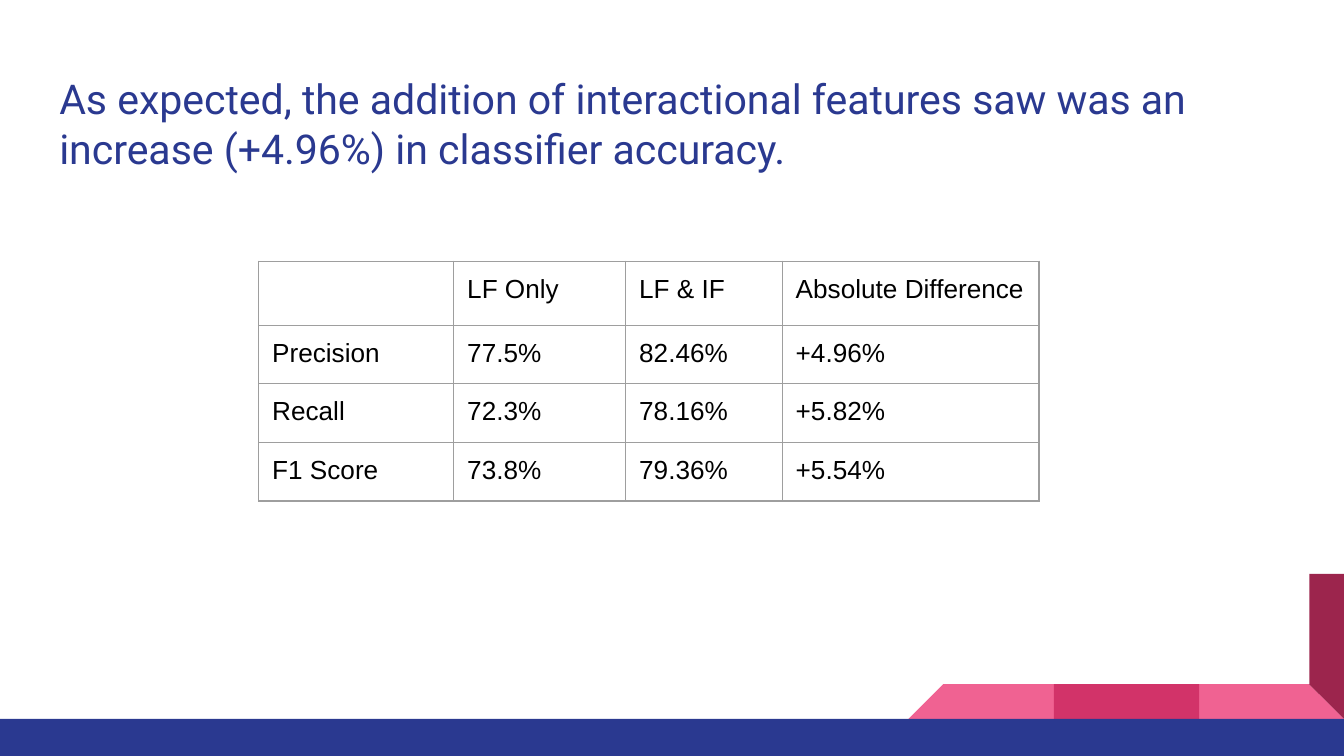
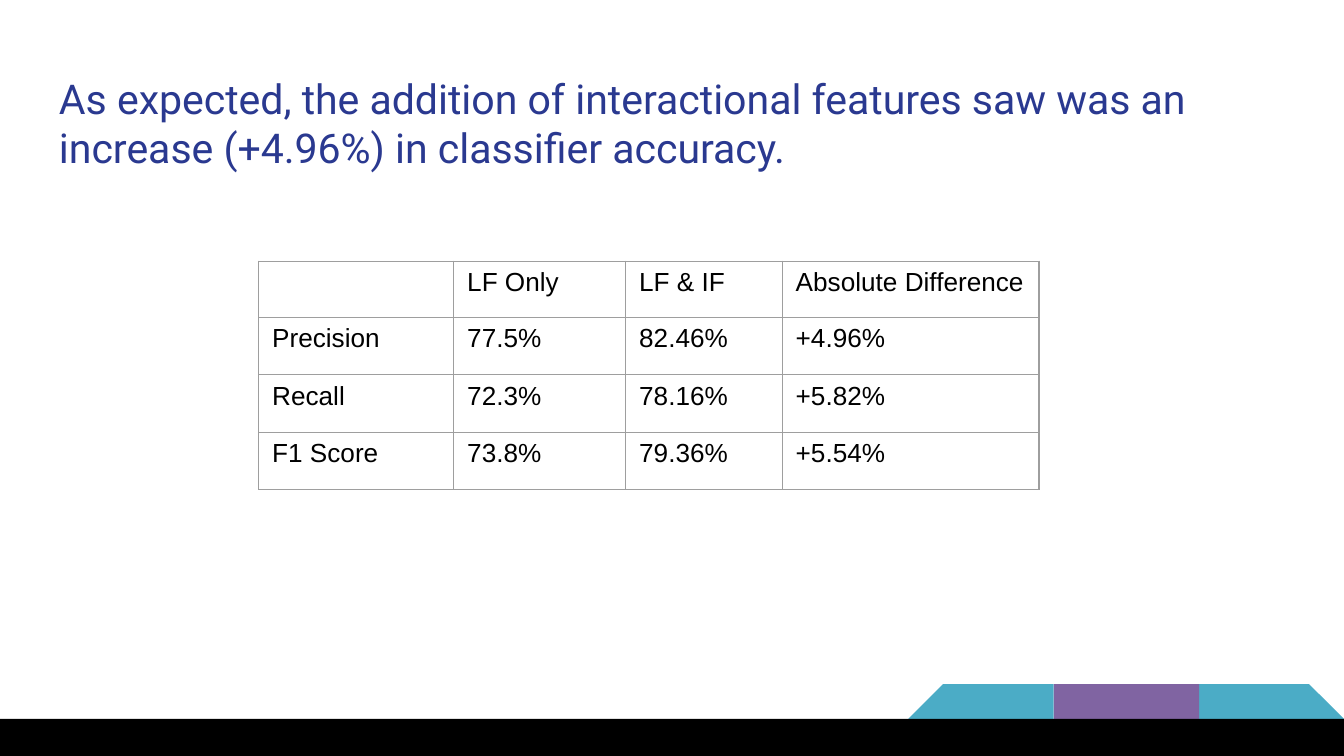
Before and after one commit to clairemk/Thesis_NLP_Alzheimers, a slide deck: slide 29 of WriteUp/Presentation/Project Pres- Interactional and Linguistic Analysis for Computationally Diagnosing Alzheimer’s Disease.pptx. Drawn at 1344x756 pixels with LibreOffice and Linux fonts; fonts in the diff are those of the drawing. Boxes give left, top, right and bottom in pixels: in the first picture for what was removed or moved away, otherwise in the second. Text is boxed around its words. In the diff, an @@ line names an element or a change of style, - is before the commit and + after.

```diff
--- a/WriteUp/Presentation/Project Pres- Interactional and Linguistic Analysis for Computationally Diagnosing Alzheimer’s Disease.pptx
+++ b/WriteUp/Presentation/Project Pres- Interactional and Linguistic Analysis for Computationally Diagnosing Alzheimer’s Disease.pptx
@@ table at <box>259,261,1039,489</box> @@
@@ borders changed @@
@@ right triangle at <box>909,574,1054,719</box>: fill #F06292 to #4BACC6 @@
@@ rectangle at <box>1054,574,1199,719</box>: fill #D23369 to #8064A2 @@
@@ right triangle at <box>1199,574,1344,719</box>: fill #F06292 to #4BACC6 @@
@@ right triangle removed at <box>1199,574,1344,719</box> @@
@@ rectangle at <box>0,719,1344,755</box>: fill #2A3990 to #000000 @@
```
Also in this commit, not shown: 31 other slides changed, 1 other file.
